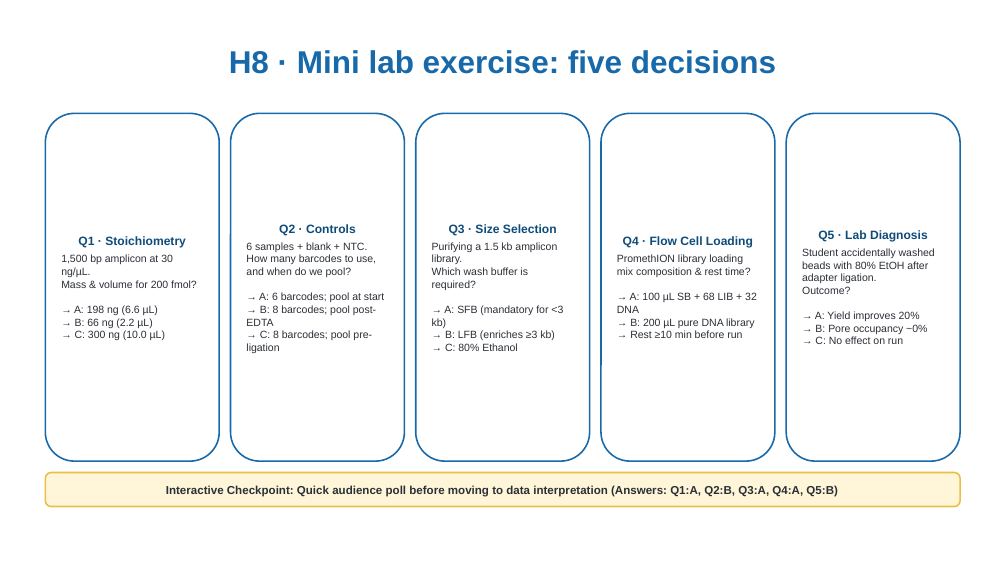
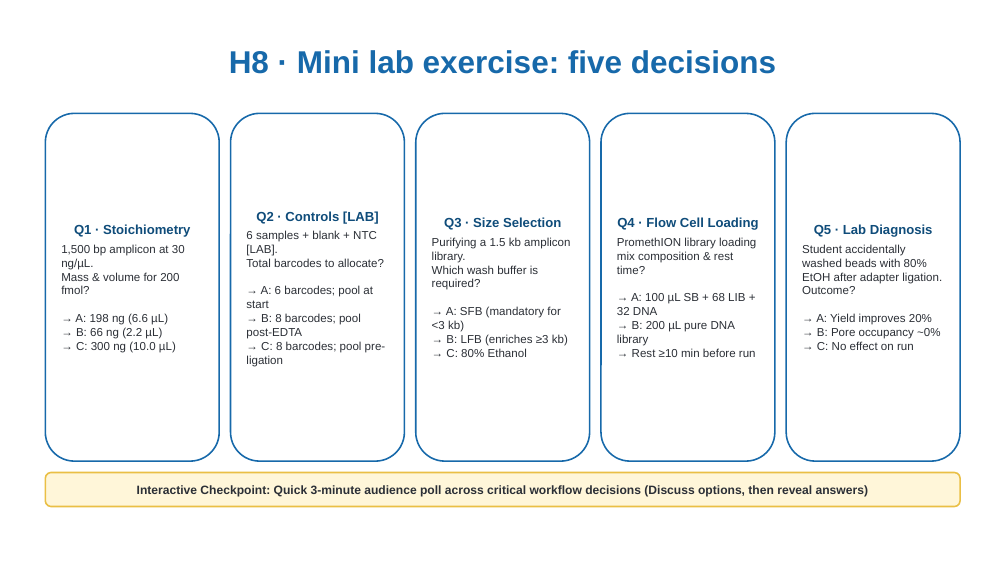
Before and after one commit to WhyAdr/ICONLITE-2026, a slide deck: slide 16 of ICONLITE_ONT_Amplicon_Sequencing_Workshop.pptx. Drawn at 1008x567 pixels with LibreOffice and Linux fonts; fonts in the diff are those of the drawing. Boxes give left, top, right and bottom in pixels: in the first picture for what was removed or moved away, otherwise in the second. Text is boxed around its words. In the diff, an @@ line names an element or a change of style, - is before the commit and + after.

```diff
--- a/ICONLITE_ONT_Amplicon_Sequencing_Workshop.pptx
+++ b/ICONLITE_ONT_Amplicon_Sequencing_Workshop.pptx
@@ rounded rectangle "Q1 · Stoichiometry" at bbox=[45, 113, 219, 461]: size 11.5 to 12.5 pt in "Q1 · Stoichiometry"; size 10 to 11 pt in "1,500 bp amplicon at 30 ng/µL. Mass ..." @@
@@ rounded rectangle "Q3 · Size Selection" at bbox=[416, 113, 590, 461]: size 11.5 to 12.5 pt in "Q3 · Size Selection"; size 10 to 11 pt in "Purifying a 1.5 kb amplicon library. Which ..." @@
@@ rounded rectangle "Q4 · Flow Cell Loading" at bbox=[601, 113, 775, 461]: size 11.5 to 12.5 pt in "Q4 · Flow Cell Loading"; size 10 to 11 pt in "PromethION library loading mix composition & rest ..." @@
@@ rounded rectangle "Q5 · Lab Diagnosis" at bbox=[786, 113, 960, 461]: size 11.5 to 12.5 pt in "Q5 · Lab Diagnosis"; size 10 to 11 pt in "Student accidentally washed beads with 80% EtOH ..." @@
@@ text in rounded rectangle at bbox=[246, 211, 386, 367]: text changed; size 10 to 11 pt @@
-Q2 · Controls
-6 samples + blank + NTC.
-How many barcodes to use, and when do we pool?
-→ A: 6 barcodes; pool at start
-→ B: 8 barcodes; pool post-EDTA
-→ C: 8 barcodes; pool pre-ligation
+Q2 · Controls [LAB]
+6 samples + blank + NTC [LAB].
+Total barcodes to allocate?
+→ A: 6 barcodes; pool at start
+→ B: 8 barcodes; pool post-EDTA
+→ C: 8 barcodes; pool pre-ligation
@@ text in rounded rectangle at bbox=[137, 485, 868, 496]: text changed; size 11 to 11.5 pt @@
-Interactive Checkpoint: Quick audience poll before moving to data interpretation (Answers: Q1:A, Q2:B, Q3:A, Q4:A, Q5:B)
+Interactive Checkpoint: Quick 3-minute audience poll across critical workflow decisions (Discuss options, then reveal answers)
```
Also in this commit, not shown: 4 other slides changed, 7 other files.
